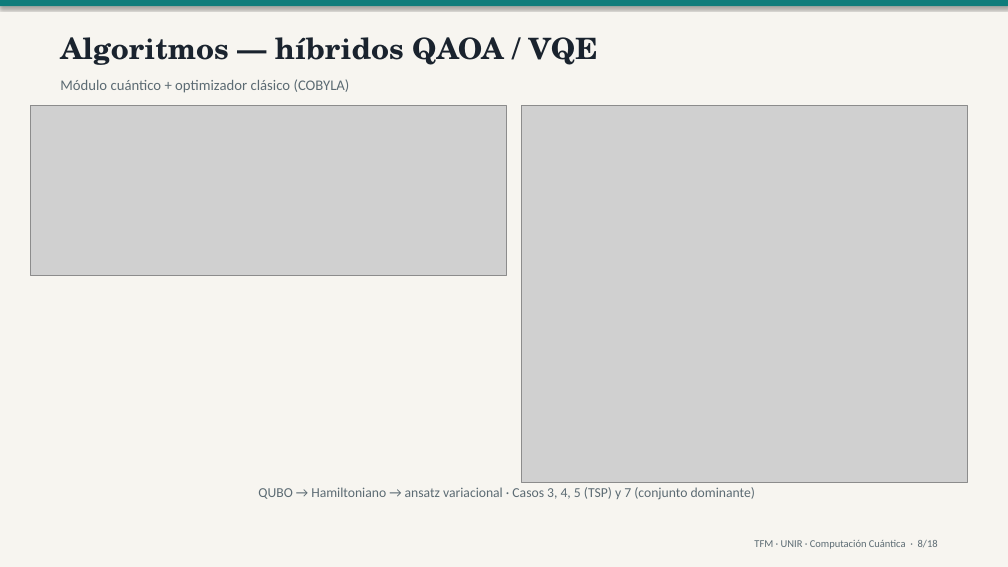
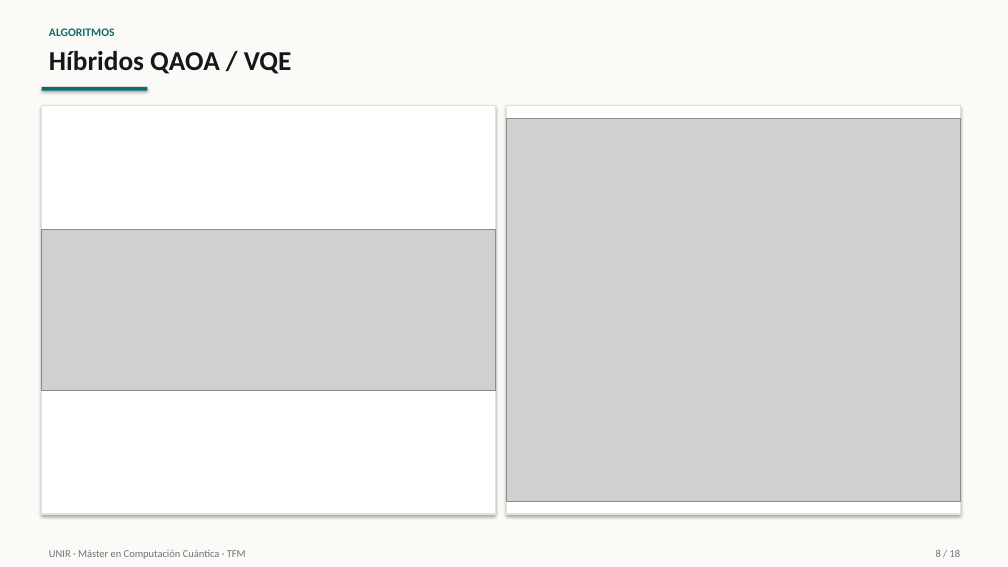
Before and after one commit to juandapradam12/OldUNIR-MasterQC-QuantumAdvantageInDataScienceOld, a slide deck: slide 8 of Entregas/Defensa/Defensa_TFM_QuantumAdvantage.pptx. Drawn at 1008x567 pixels with LibreOffice and Linux fonts; fonts in the diff are those of the drawing; grey boxes stand for pictures. Boxes give left, top, right and bottom in pixels: in the first picture for what was removed or moved away, otherwise in the second. Text is boxed around its words. In the diff, an @@ line names an element or a change of style, - is before the commit and + after.

```diff
--- a/Entregas/Defensa/Defensa_TFM_QuantumAdvantage.pptx
+++ b/Entregas/Defensa/Defensa_TFM_QuantumAdvantage.pptx
@@ rectangle at [0,0,1008,567]: fill #F7F5F0 to #FBFAF7 @@
@@ rectangle removed at [0,0,1008,6] @@
@@ text added at [49,28,115,36], 11 pt, text #0B6E6A, bold @@
+ALGORITMOS
@@ text at [49,51,292,74]: text changed; size 28 to 26 pt; font TeX Gyre Schola to Calibri; text colour #1A232E to #14181C @@
-Algoritmos — híbridos QAOA / VQE
+Híbridos QAOA / VQE
@@ rectangle added at [42,87,147,91], fill #0B6E6A @@
@@ text removed at [60,79,350,93] @@
-Módulo cuántico + optimizador clásico (COBYLA)
@@ rectangle added at [42,106,495,514], fill #FFFFFF, outline #E6E1D8 1 pt @@
@@ picture: place and size @@
-picture at [522,106,968,482]
+picture at [507,119,960,501]
@@ rectangle added at [507,106,960,514], fill #FFFFFF, outline #E6E1D8 1 pt @@
@@ picture: place and size @@
-picture at [30,106,507,276]
+picture at [42,229,495,391]
@@ text removed at [258,487,755,500] @@
-QUBO → Hamiltoniano → ansatz variacional · Casos 3, 4, 5 (TSP) y 7 (conjunto dominante)
@@ rectangle added at [0,541,1008,567], fill #FBFAF7 @@
@@ text at [49,550,246,559]: text changed; text colour #5C6B73 to #6B737A @@
-TFM · UNIR · Computación Cuántica · 8/18
+UNIR · Máster en Computación Cuántica · TFM
@@ text added at [936,550,961,557], 10 pt, text #6B737A @@
+8 / 18
```
Also in this commit, not shown: 15 other slides changed, 2 slides added, 2 slides removed, 1 other file.
